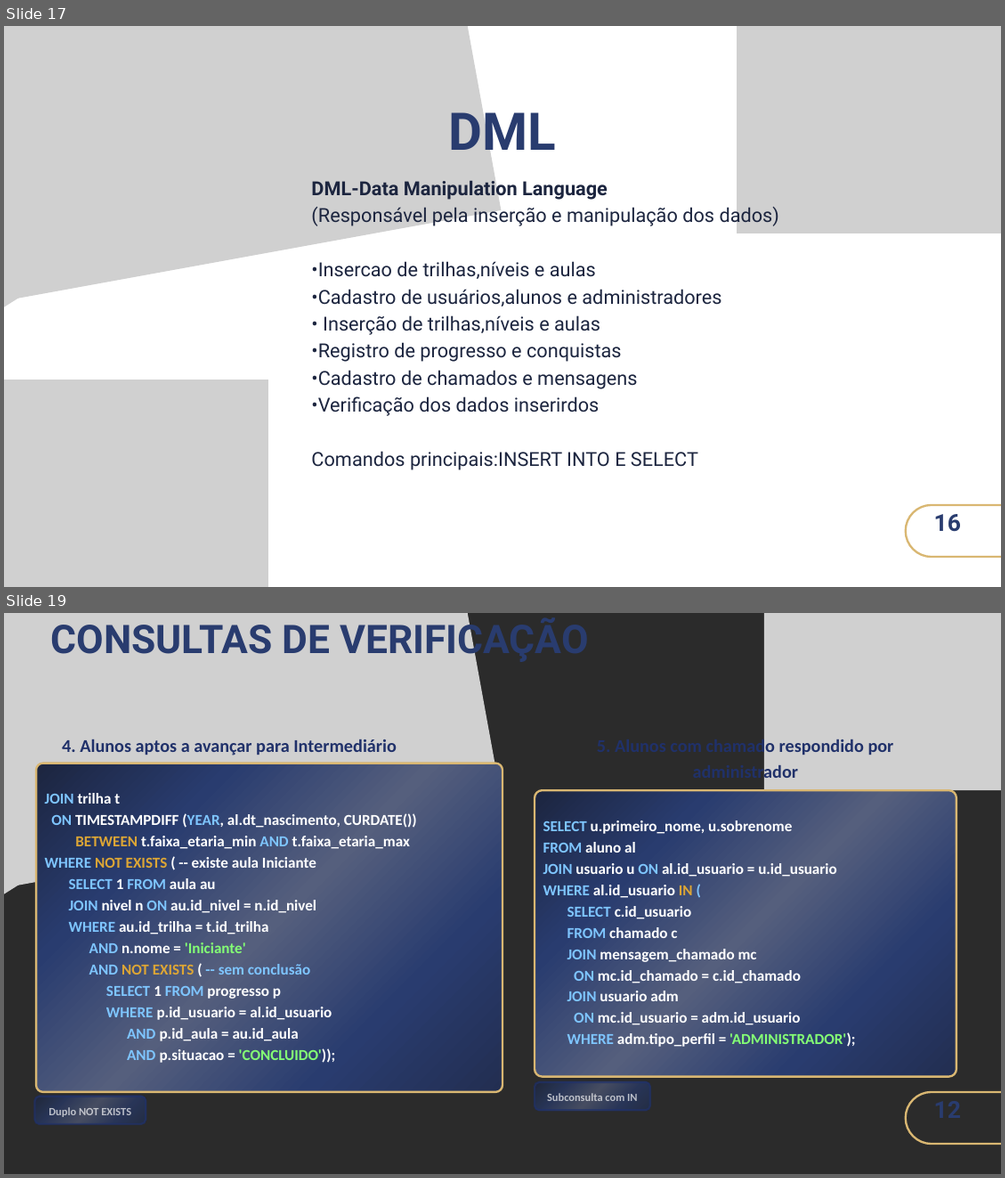
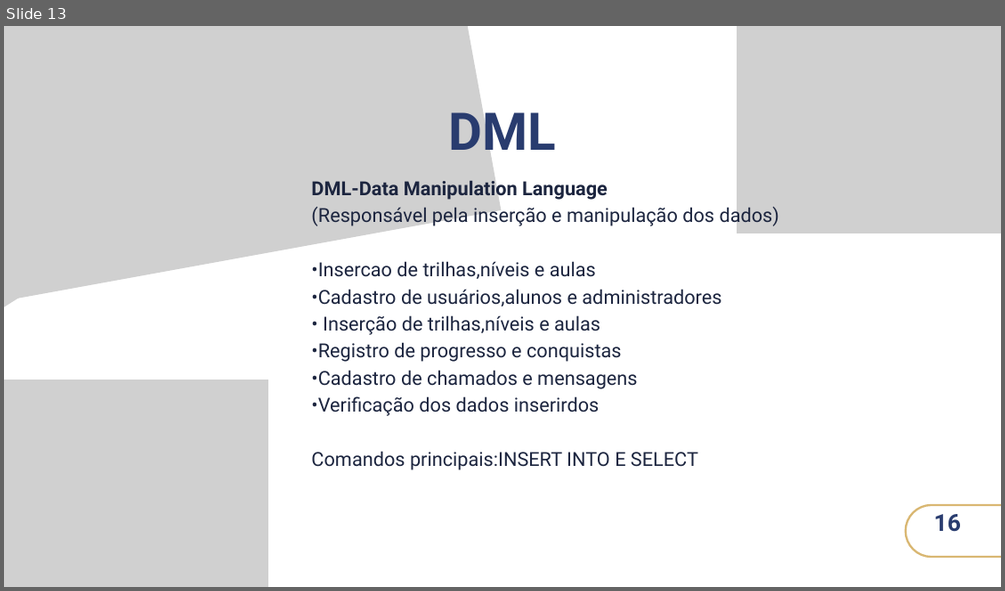
Before and after one commit to sophia-moura/destrava-projeto, a slide deck: Destrava banco de dados.pptx. Shown one above the other, each under a label of ours: slides 17 and 19 before the commit, slide 13 after it; the slides between them are not shown. The pictures are 1005x1178 and 1005x591 pixels, drawn with LibreOffice and Linux fonts; fonts in the diff are those of the drawing; grey boxes stand for pictures; background and template pictures are left out; a plain dark background stands for a picture behind light text. Boxes give left, top, right and bottom in pixels: in the first picture for what was removed or moved away, otherwise in the second. Text is boxed around its words. In the diff, an @@ line names an element or a change of style, - is before the commit and + after.

```diff
--- a/Destrava banco de dados.pptx
+++ b/Destrava banco de dados.pptx
@@ slide 19 removed at bbox=[4, 613, 1001, 1174], background picture (left out) @@
@@ picture removed at bbox=[4, 613, 502, 905] @@
@@ picture removed at bbox=[4, 613, 450, 903] @@
@@ text removed at bbox=[51, 617, 589, 663] @@
-CONSULTAS DE VERIFICAÇÃO
@@ picture removed at bbox=[764, 613, 1001, 790] @@
@@ text removed at bbox=[62, 739, 396, 755] @@
-4. Alunos aptos a avançar para Intermediário
@@ text removed at bbox=[693, 737, 894, 783] @@
-5. Alunos com chamado respondido por administrador
@@ freeform shape removed at bbox=[36, 763, 502, 1092] @@
@@ text removed at bbox=[45, 793, 417, 1062] @@
-JOIN trilha t
-ON TIMESTAMPDIFF (YEAR, al.dt_nascimento, CURDATE())
-BETWEEN t.faixa_etaria_min AND t.faixa_etaria_max
-WHERE NOT EXISTS ( -- existe aula Iniciante
-SELECT 1 FROM aula au
-JOIN nivel n ON au.id_nivel = n.id_nivel
-WHERE au.id_trilha = t.id_trilha
-AND n.nome = 'Iniciante'
-AND NOT EXISTS ( -- sem conclusão
-SELECT 1 FROM progresso p
-WHERE p.id_usuario = al.id_usuario
-AND p.id_aula = au.id_aula
-AND p.situacao = 'CONCLUIDO'));
@@ freeform shape removed at bbox=[534, 790, 956, 1077] @@
@@ text removed at bbox=[543, 820, 855, 1046] @@
-SELECT u.primeiro_nome, u.sobrenome
-FROM aluno al
-JOIN usuario u ON al.id_usuario = u.id_usuario
-WHERE al.id_usuario IN (
-SELECT c.id_usuario
-FROM chamado c
-JOIN mensagem_chamado mc
-ON mc.id_chamado = c.id_chamado
-JOIN usuario adm
-ON mc.id_usuario = adm.id_usuario
-WHERE adm.tipo_perfil = 'ADMINISTRADOR');
@@ freeform shape removed at bbox=[534, 1082, 650, 1110] @@
@@ text removed at bbox=[547, 1093, 637, 1101] @@
-Subconsulta com IN
@@ freeform shape removed at bbox=[905, 1092, 1001, 1143] @@
@@ text removed at bbox=[933, 1089, 1001, 1131] @@
-12
@@ freeform shape removed at bbox=[35, 1096, 146, 1124] @@
@@ text removed at bbox=[48, 1107, 131, 1117] @@
-Duplo NOT EXISTS
@@ what was slide 17 is now slide 13 @@
```
Also in this commit, not shown: 2 slides changed, 5 slides added, 10 other slides removed.
